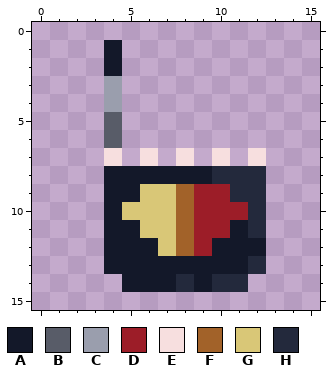
Pixel-art file -- art/toolbar_icons/emf_toolbar.aseprite. Above, as it was before the edit.
16x16 pixels, 1 frame.
Palette (. is transparent): A #131829  B #585c68  C #9a9ead  D #9c1d28  E #f7dfdf  F #a26229  G #d9c777  H #23293c
Pixels before, first column x 4:
 1 A........
 2 A........
 3 C........
 4 C........
 5 B........
 6 B........
 7 E.E.E.E.E
 8 AAAAAAHHH
 9 AAGGFDDHH
10 AGGGFDDDH
11 AAGGFDDAH
12 AAAGFDAAA
13 AAAAAAAAH
14 .AAAHAHH.
The result:
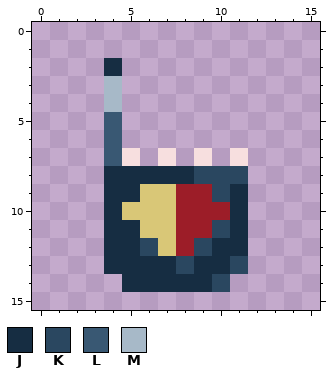
Colours new in this view: J #162d42  K #2a4760  L #395873  M #a7b9c8
The edit:
Changed rows in their new state; - is an unchanged pixel.
first column x 4:
 1 .--------
 2 J--------
 3 M--------
 4 M--------
 5 L--------
 6 L--------
 7 LE.E.E.E.
 8 JJJJJKKK.
 9 JJ--D-KJ.
10 J---D--J.
11 JJ--D-KJ.
12 JJK-DKJJ.
13 JJJJKJJK.
14 -JJJJJK.-
Boxes around the changes in both pictures, in picture pixels (x1, y1, x2, y2):
changed: (104, 40, 266, 292)
